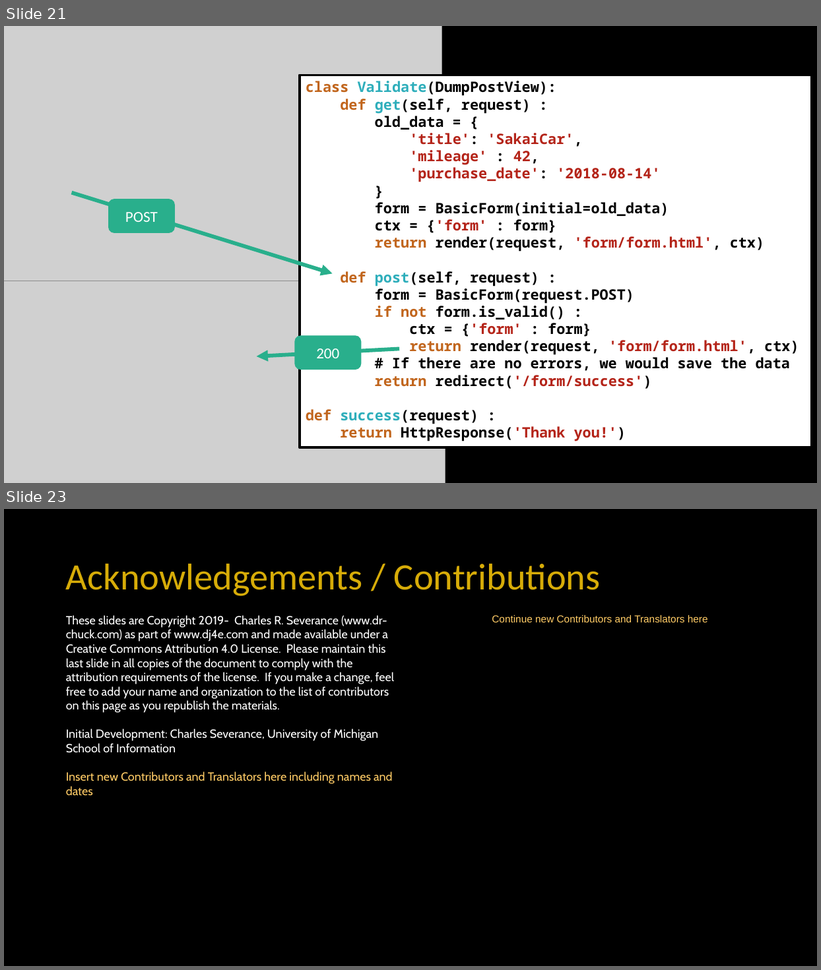
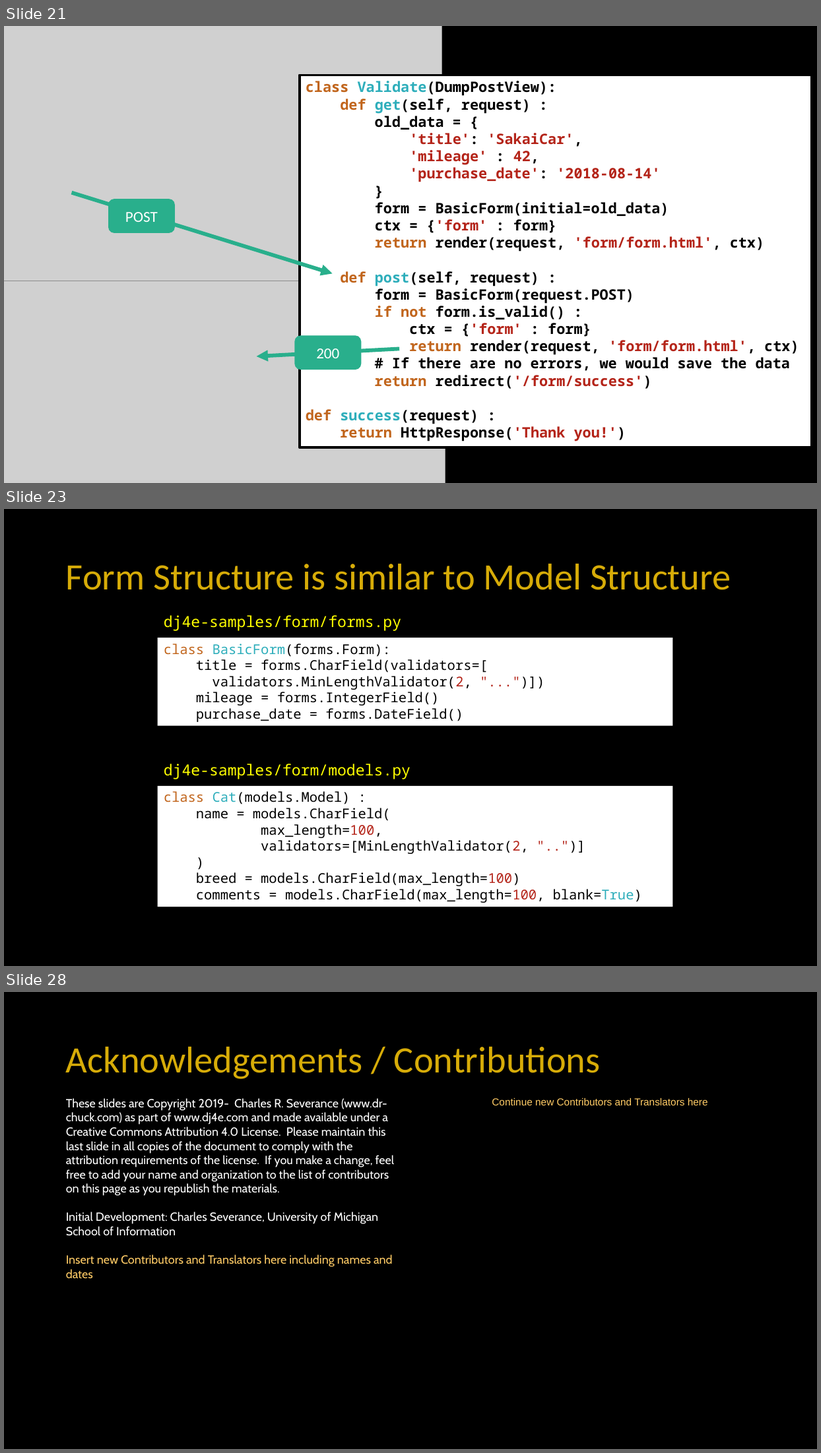
Before and after one commit to csev/dj4e, a slide deck: lectures/DJ-11-Forms-Django.pptx. Shown one above the other, each under a label of ours: slides 21 and 23 before the commit, slides 21, 23 and 28 after it; the slides between them are not shown. The pictures are 821x970 and 821x1453 pixels, drawn with LibreOffice and Linux fonts; fonts in the diff are those of the drawing; grey boxes stand for pictures. Boxes give left, top, right and bottom in pixels: in the first picture for what was removed or moved away, otherwise in the second. Text is boxed around its words. In the diff, an @@ line names an element or a change of style, - is before the commit and + after.

Commit message:
Add slides about ModelForms

```diff
--- a/lectures/DJ-11-Forms-Django.pptx
+++ b/lectures/DJ-11-Forms-Django.pptx
@@ slide 23 added at <box>4,509,817,966</box>, background #000000 @@
@@ title added at <box>66,563,731,590</box>, 44 pt, text #D7AC08 @@
+Form Structure is similar to Model Structure
@@ text added at <box>164,615,401,631</box>, 18 pt, text #FFFF00 @@
+dj4e-samples/form/forms.py
@@ rectangle added at <box>158,638,673,726</box>, fill #FFFFFF, 16 pt, text #000000 @@
+class BasicForm(forms.Form):
+title = forms.CharField(validators=[
+validators.MinLengthValidator(2, "...")])
+mileage = forms.IntegerField()
+purchase_date = forms.DateField()
@@ text added at <box>164,764,411,780</box>, 18 pt, text #FFFF00 @@
+dj4e-samples/form/models.py
@@ rectangle added at <box>158,786,673,908</box>, fill #FFFFFF, 16 pt, text #000000 @@
+class Cat(models.Model) :
+name = models.CharField(
+max_length=100,
+validators=[MinLengthValidator(2, "..")]
+)
+breed = models.CharField(max_length=100)
+comments = models.CharField(max_length=100, blank=True)
@@ what was slide 23 is now slide 28 @@
```
Also in this commit, not shown: 1 slide changed, 4 other slides added.
